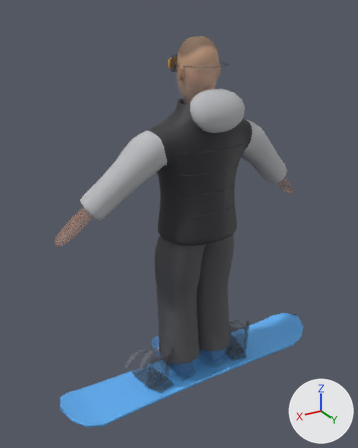
The FBX model Assets/Summit/Resources/Rider/PaulB.fbx as it was, and as the next commit left it.
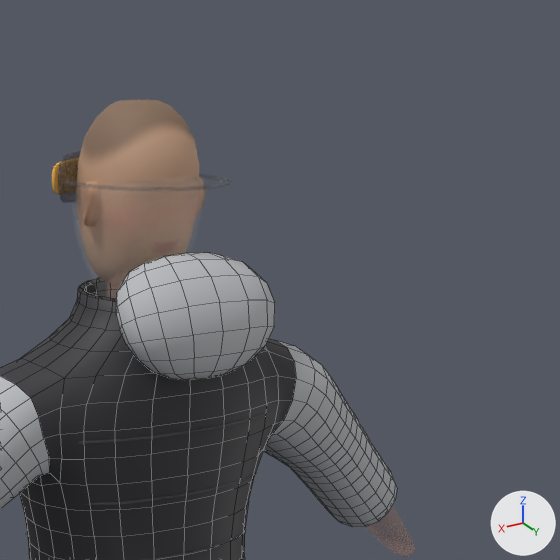
Each version is shown whole from a 50 mm lens placed at (1.25, 1.917, 1.841), pointed at (0.072, -0.046, 0.859), then close up on the part from 42% to 96% of the width and 0% to 43% of the height. Lighting does not change. The marker at lower right points along +X, +Y and +Z. The first two pictures are the older version. The close-ups show mesh edges as thin lines. Vertices at exactly the same position are counted once.

In view in the first close-up: 'HeroBody', 'HeroHead'.
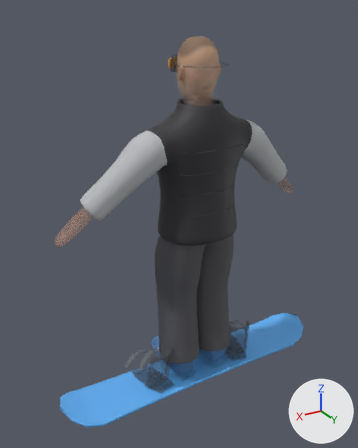
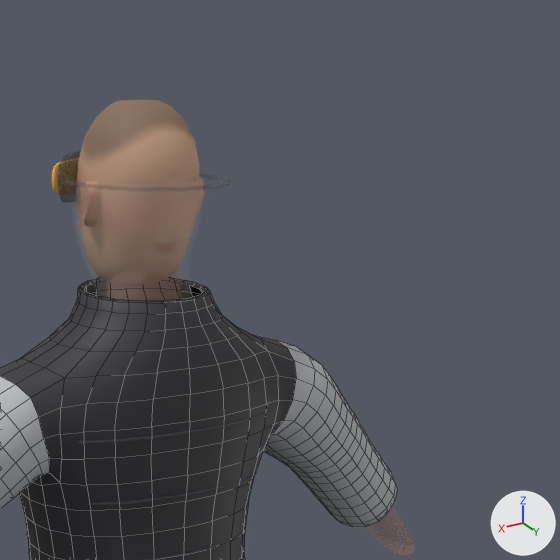
The newer file adds a shape key; the second version is drawn at full value of the shape key 'HoodAway' of 'HeroBody', and the change is written as the vertex moves it makes.

The change, as JSON lines over the scene's bpy script:
```json
{"block": "me_herobody", "where": "# used by ob_herobody; location = (0.0, 0.0, 0.0)"}
{"op": "remove", "block": "me_herobody", "code": "me_herobody.from_pydata(...)  # 1258 vertices, 1216 faces; spans x -0.576..0.577, y -0.139..0.225, z 0.827..1.533"}
{"op": "add", "block": "me_herobody", "code": "me_herobody.from_pydata(...)  # 1258 vertices, 1216 faces; spans x -0.576..0.577, y -0.139..0.168, z 0.827..1.47"}
{"block": "me_herobody", "change": "me_herobody part 1: the loose piece of 146 vertices spanning x -0.134..0.134, y 0.081..0.225, z 1.357..1.533 is scaled about its middle by 0.15, then moved by (0.0, -0.071, -0.038)"}
```

Where the change shows, as pixel boxes [x1, y1, x2, y2] in the close-ups (560 x 560 px; the box of a moved part takes in the faces that stretch with it):
```json
{"object": "HeroBody", "change": "reshaped", "before": [0, 252, 397, 560], "after": [0, 278, 397, 560]}
{"part": 1, "of": "me_herobody", "change": "moved or reshaped", "before": [116, 252, 275, 380], "on screen": "not visible afterwards"}
```
